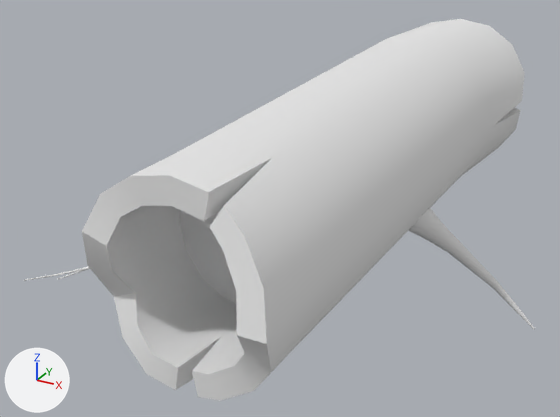
What one commit did to the FBX model Assets/Models/tree_log.fbx.
One viewpoint serves both versions: a 50 mm lens placed at (3.34, -8.36, 3.11), pointed at (-0.69, -1.03, -0.56). The axes (+X, +Y, +Z) are drawn at lower left. The lights are the same throughout. Where no turn or scale is listed for an object, it has been applied to the vertices.

The scene before the commit, as lines of its bpy script (objects in view):
```python
me_cylinder_003 = bpy.data.meshes.new('Cylinder.003')
me_cylinder_003.from_pydata(...)  # 1548 vertices, 1502 faces; spans x -1.7..2.15, y -4.3..3.3, z -2.1..1.09
# faces by material slot: [1500, 2]
me_cylinder_003.materials.append(mat_pine_bark_001)  # white #e7e7e7
me_cylinder_003.materials.append(mat_wood_rings)  # white #e7e7e7
ob_tree_log = bpy.data.objects.new('tree_log', me_cylinder_003)
ob_tree_log.location = (0.0, 0.0, 0.0)
```
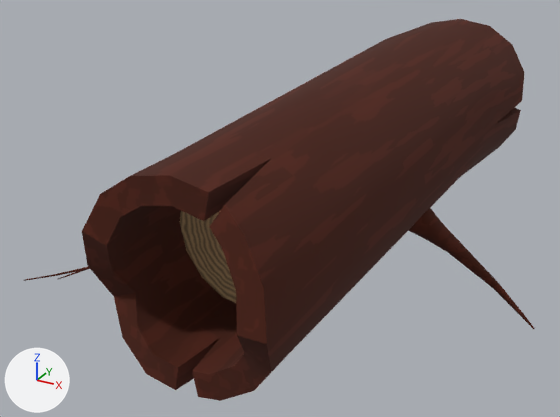
What differs and where, as boxes (x1, y1, x2, y2) in the pictures (560 x 417 px):
part 1 of me_cylinder_003, recoloured (grey to brown)
    both: (23, 19, 535, 401)
part 2 of me_cylinder_003, recoloured (grey to brown)
    both: (179, 210, 236, 303)

Patch to the scene script:
```diff
--- a/Assets/Models/tree_log.fbx.py
+++ b/Assets/Models/tree_log.fbx.py
@@ img_tree_log_png @@
+img_tree_log_png = load_image('tree_log.png', '../Textures/trees/tree_log.png', 1024, 1024, 'sRGB')
@@ mat_tree_log @@
+mat_tree_log = principled_material('tree_log')
+mat_tree_log.texture = img_tree_log_png
+mat_tree_log.roughness = 1.0
@@ me_cylinder_003 @@
 me_cylinder_003.from_pydata(...)  # 1548 vertices, 1502 faces; spans x -1.7..2.15, y -4.3..3.3, z -2.1..1.09
 # used by ob_tree_log; location = (0.0, 0.0, 0.0)
+# me_cylinder_003 part 1: all 1500 faces that had it switch from mat_pine_bark_001 (white #e7e7e7) to mat_tree_log (picture img_tree_log_png)
+# me_cylinder_003 part 2: all 2 faces that had it switch from mat_wood_rings (white #e7e7e7) to mat_tree_log (picture img_tree_log_png)
```
